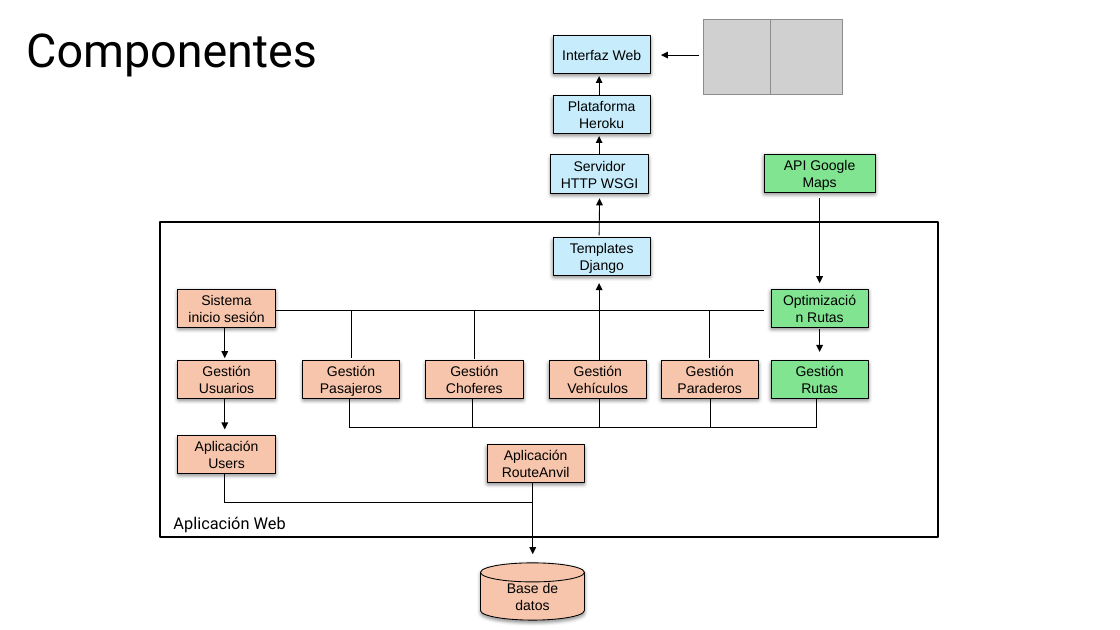
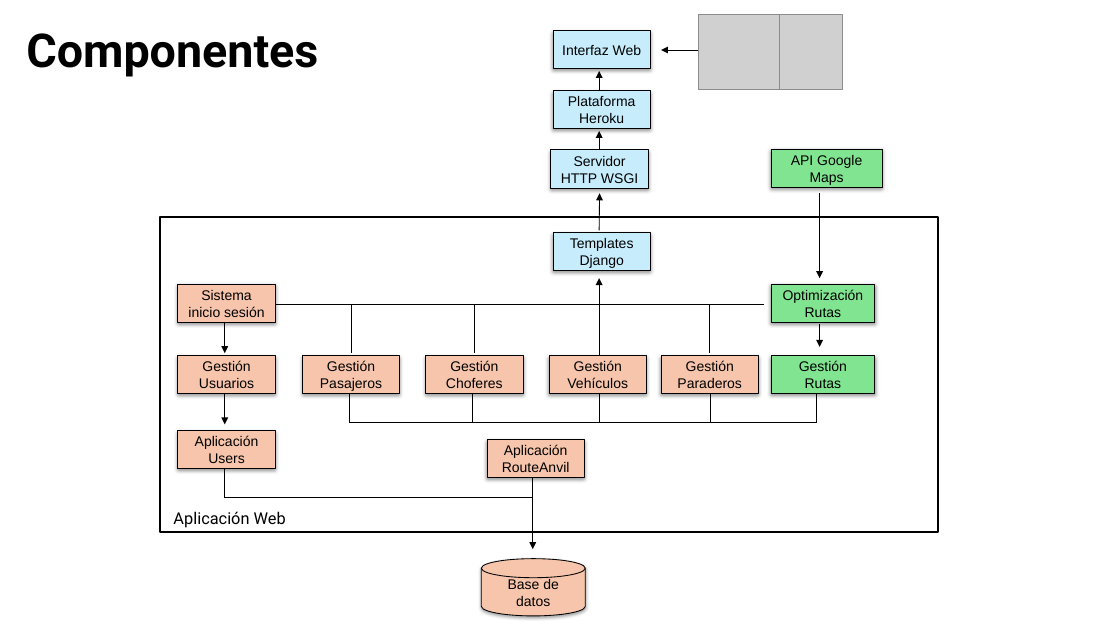
Before and after one commit to Ikvillaseca/capstoneADI, a slide deck: slide 17 of Fase 3/Evidencias Grupales/Presentación Final del proyecto (Español).pptx (slide 16 before the commit). Drawn at 1120x630 pixels with LibreOffice and Linux fonts; fonts in the diff are those of the drawing; grey boxes stand for pictures; background and template pictures are left out. Boxes give left, top, right and bottom in pixels: in the first picture for what was removed or moved away, otherwise in the second. Text is boxed around its words. In the diff, an @@ line names an element or a change of style, - is before the commit and + after.

```diff
--- a/Fase 3/Evidencias Grupales/Presentación Final del proyecto (Español).pptx
+++ b/Fase 3/Evidencias Grupales/Presentación Final del proyecto (Español).pptx
@@ text "Componentes" at [26, 33, 318, 77]: bold on @@
@@ picture: place and size @@
-picture at [704, 19, 776, 94]
+picture at [699, 14, 780, 90]
@@ rectangle "API Google Maps": place and size @@
-rectangle "API Google Maps" at [764, 154, 875, 192]
+rectangle "API Google Maps" at [771, 149, 883, 187]
@@ rectangle "Optimización Rutas": place and size @@
-rectangle "Optimización Rutas" at [771, 289, 869, 328]
+rectangle "Optimización Rutas" at [771, 284, 875, 323]
@@ rectangle "Gestión Rutas": place and size @@
-rectangle "Gestión Rutas" at [771, 360, 869, 399]
+rectangle "Gestión Rutas" at [771, 355, 875, 394]
@@ 13 rectangles, 13 lines, 10 arrows, 1 picture, 1 cylinder, 1 text: place and size @@
-13 rectangles, 13 lines, 10 arrows, 1 picture, 1 cylinder, 1 text at [160, 19, 938, 620]
+13 rectangles, 13 lines, 10 arrows, 1 picture, 1 cylinder, 1 text at [160, 14, 938, 616]
```
Also in this commit, not shown: 19 other slides changed, 15 slides added, 4 slides removed.
